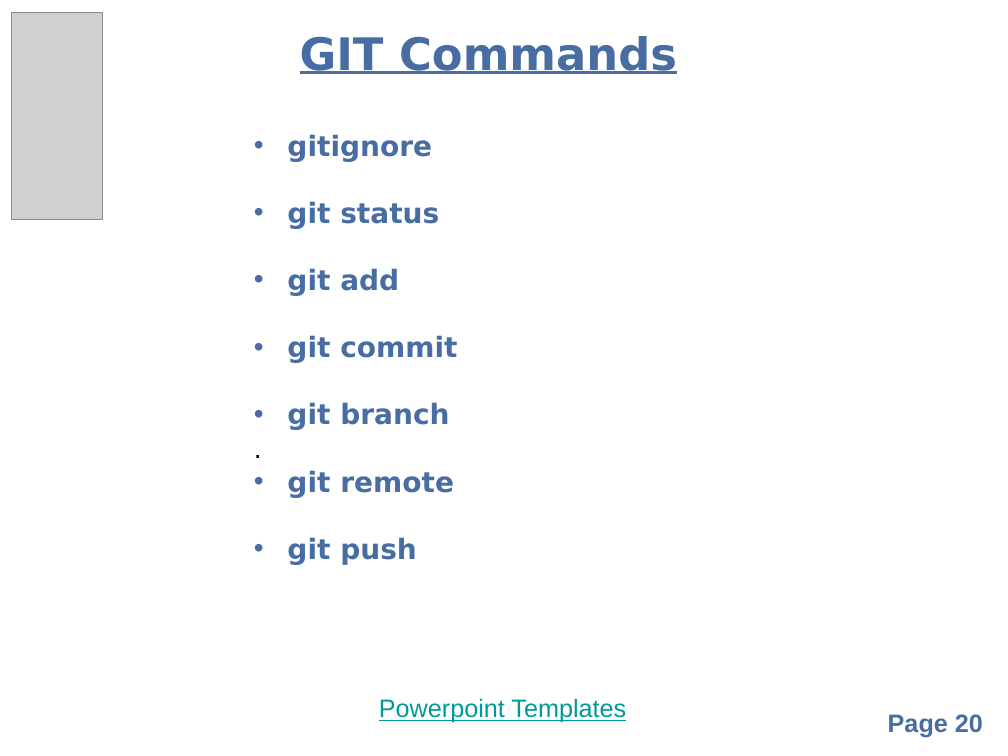
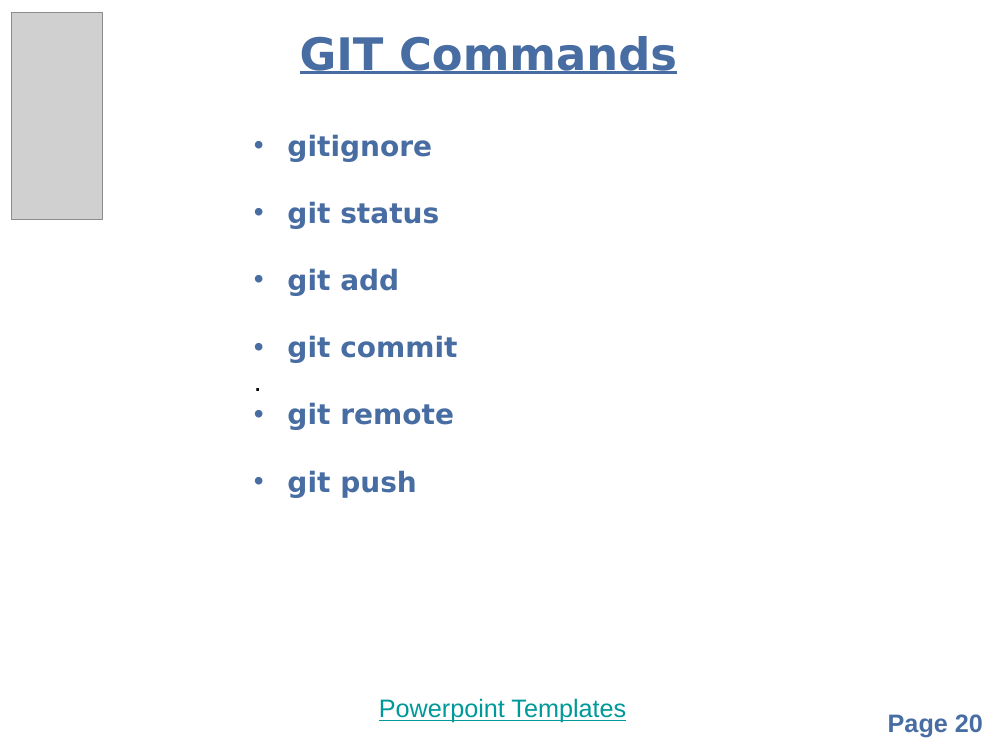
Before and after one commit to balarkrishnan/organizational, a slide deck: slide 20 of GitHub.pptx. Drawn at 1008x756 pixels with LibreOffice and Linux fonts; fonts in the diff are those of the drawing; grey boxes stand for pictures; background and template pictures are left out. Boxes give left, top, right and bottom in pixels: in the first picture for what was removed or moved away, otherwise in the second. Text is boxed around its words. In the diff, an @@ line names an element or a change of style, - is before the commit and + after.

```diff
--- a/GitHub.pptx
+++ b/GitHub.pptx
@@ text at (x1=287, y1=402, x2=449, y2=430): paragraph removed @@
-• git branch
```
Also in this commit, not shown: 3 other slides changed, 1 slide removed.
